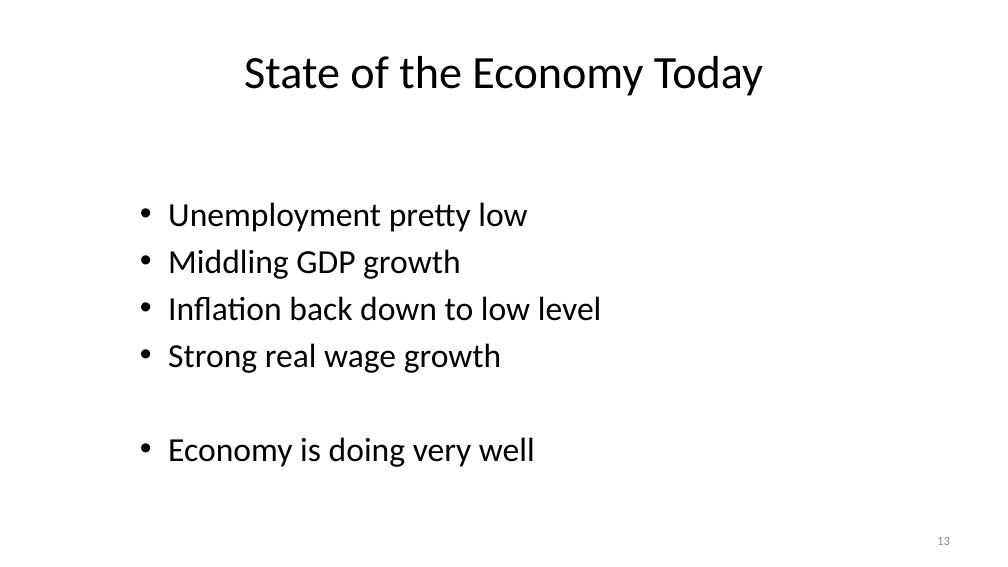
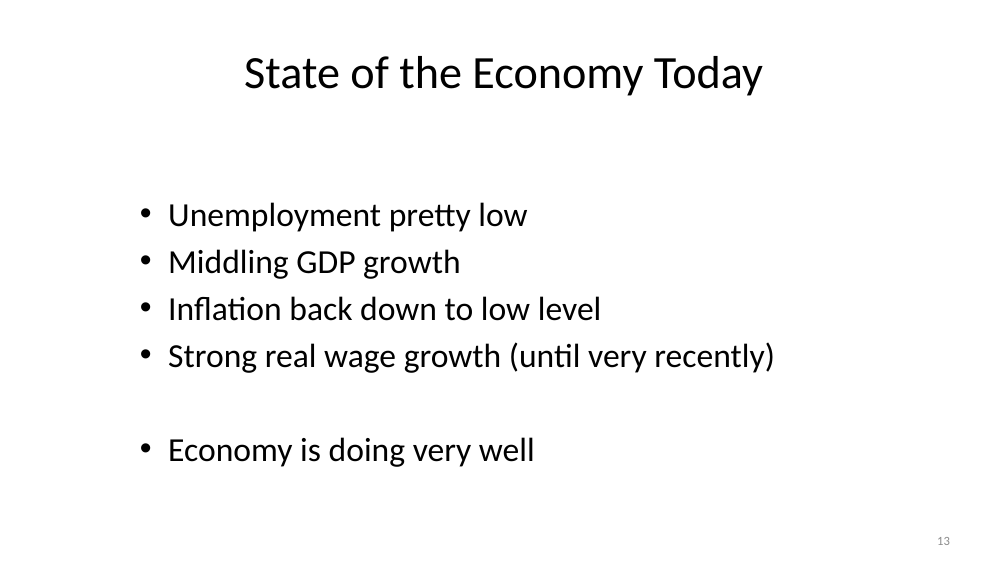
Before and after one commit to jonsteinsson/jonsteinsson.github.io, a slide deck: slide 13 of static/teaching/Lecture01Intro.pptx. Drawn at 1008x567 pixels with LibreOffice and Linux fonts; fonts in the diff are those of the drawing. Boxes give left, top, right and bottom in pixels: in the first picture for what was removed or moved away, otherwise in the second. Text is boxed around its words. In the diff, an @@ line names an element or a change of style, - is before the commit and + after.

```diff
--- a/static/teaching/Lecture01Intro.pptx
+++ b/static/teaching/Lecture01Intro.pptx
@@ text at box(168, 342, 775, 373): text changed @@
-• Strong real wage growth
+• Strong real wage growth (until very recently)
```
Also in this commit, not shown: 10 other slides changed, 2 slides added, 1 other file.
